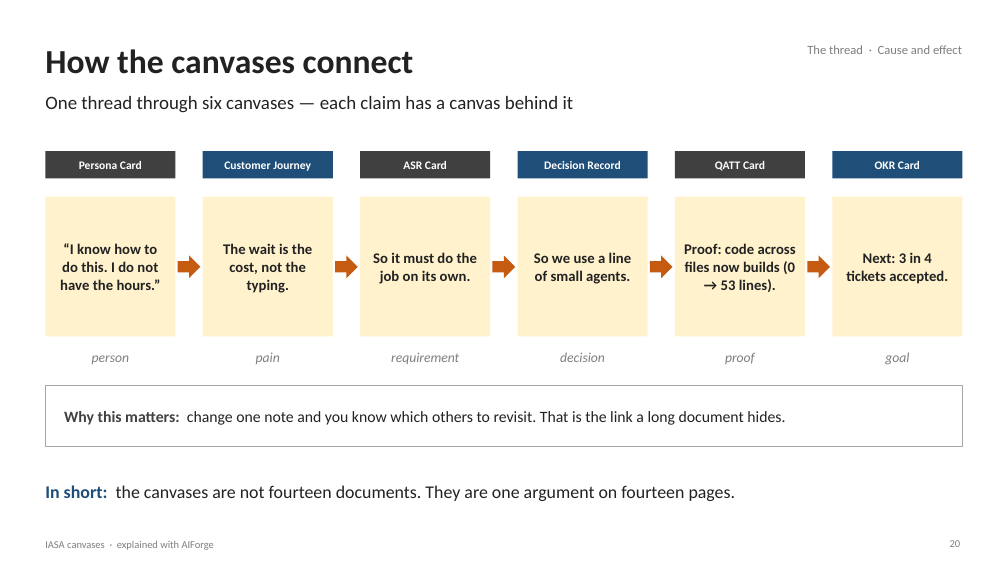
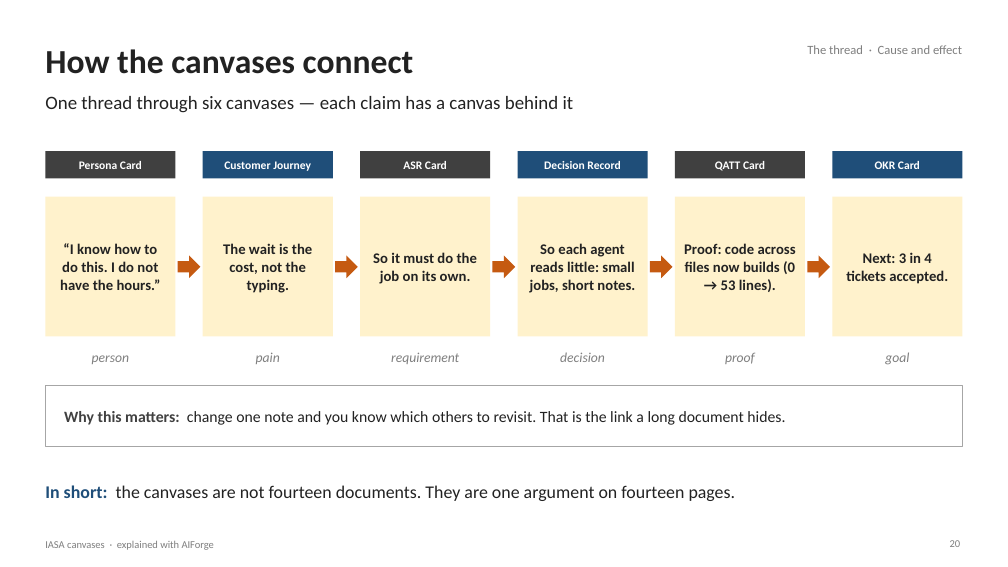
Before and after one commit to Manikanta-Reddy-Pasala/tools, a slide deck: slide 20 of course/iasa-aiforge/IASA-Canvases-with-AIForge.pptx. Drawn at 1008x567 pixels with LibreOffice and Linux fonts; fonts in the diff are those of the drawing. Boxes give left, top, right and bottom in pixels: in the first picture for what was removed or moved away, otherwise in the second. Text is boxed around its words. In the diff, an @@ line names an element or a change of style, - is before the commit and + after.

```diff
--- a/course/iasa-aiforge/IASA-Canvases-with-AIForge.pptx
+++ b/course/iasa-aiforge/IASA-Canvases-with-AIForge.pptx
@@ text at (x1=530, y1=243, x2=635, y2=293): text changed @@
-So we use a line of small agents.
+So each agent reads little: small jobs, short notes.
```
Also in this commit, not shown: 14 other slides changed, 2 other files.
